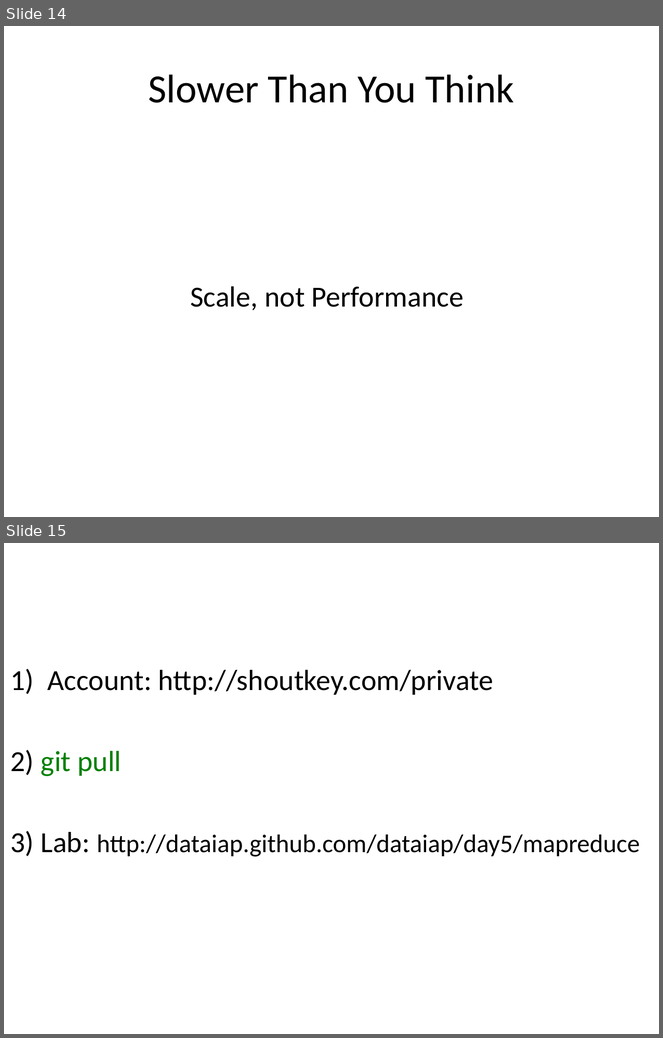
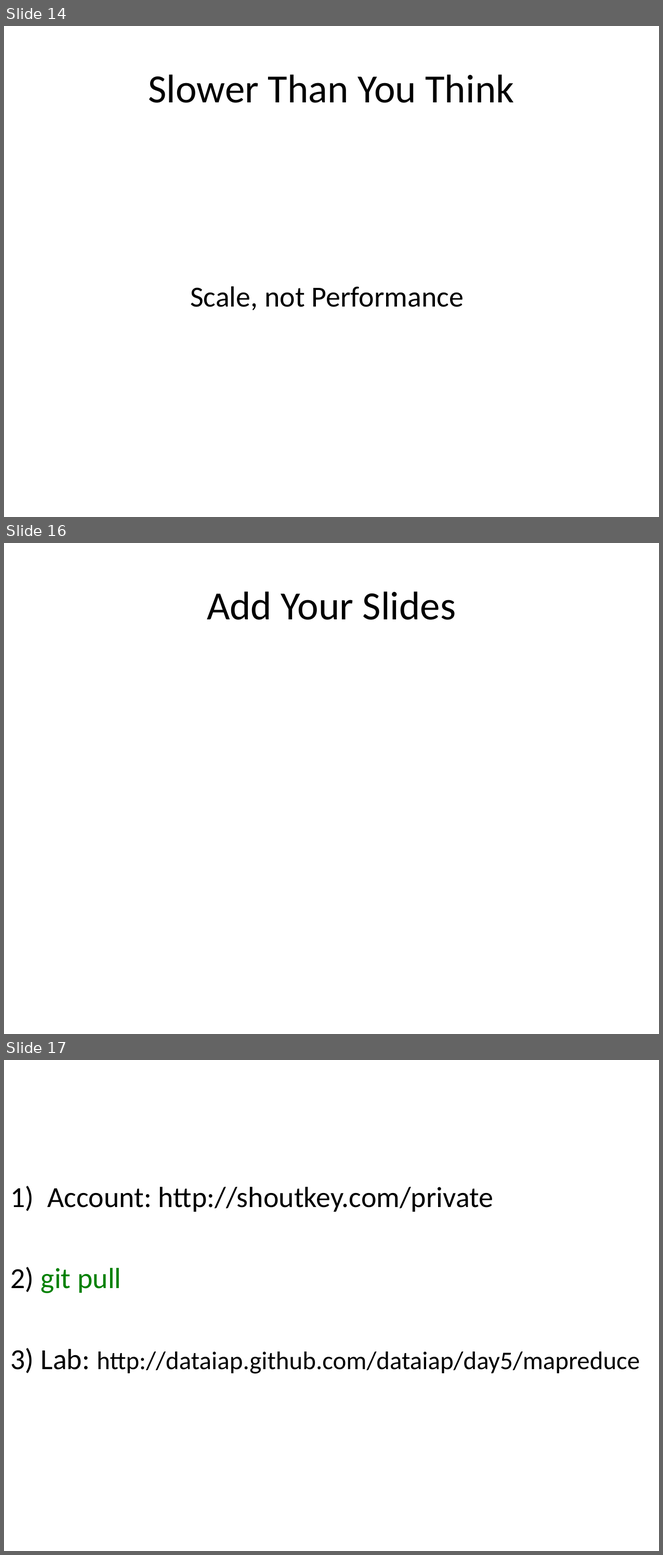
Before and after one commit to dataiap/dataiap, a slide deck: lectures/day5.pptx. Shown one above the other, each under a label of ours: slides 14 and 15 before the commit, slides 14, 16 and 17 after it; the slides between them are not shown. The pictures are 663x1038 and 663x1555 pixels, drawn with LibreOffice and Linux fonts; fonts in the diff are those of the drawing. Boxes give left, top, right and bottom in pixels: in the first picture for what was removed or moved away, otherwise in the second. Text is boxed around its words. In the diff, an @@ line names an element or a change of style, - is before the commit and + after.

Commit message:
day 5 updates

```diff
--- a/lectures/day5.pptx
+++ b/lectures/day5.pptx
@@ slide 16 added at [4, 543, 659, 1034], background #FFFFFF @@
@@ title added at [207, 591, 456, 620], 44 pt, text #000000 @@
+Add Your Slides
@@ what was slide 15 is now slide 17 @@
```
Also in this commit, not shown: 1 other slide added.
